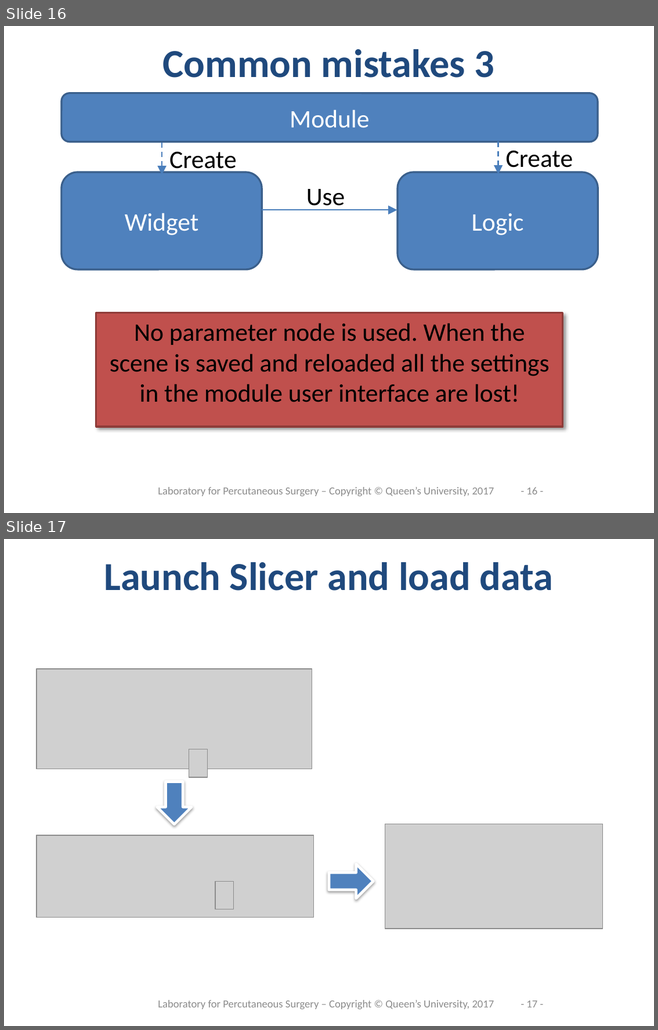
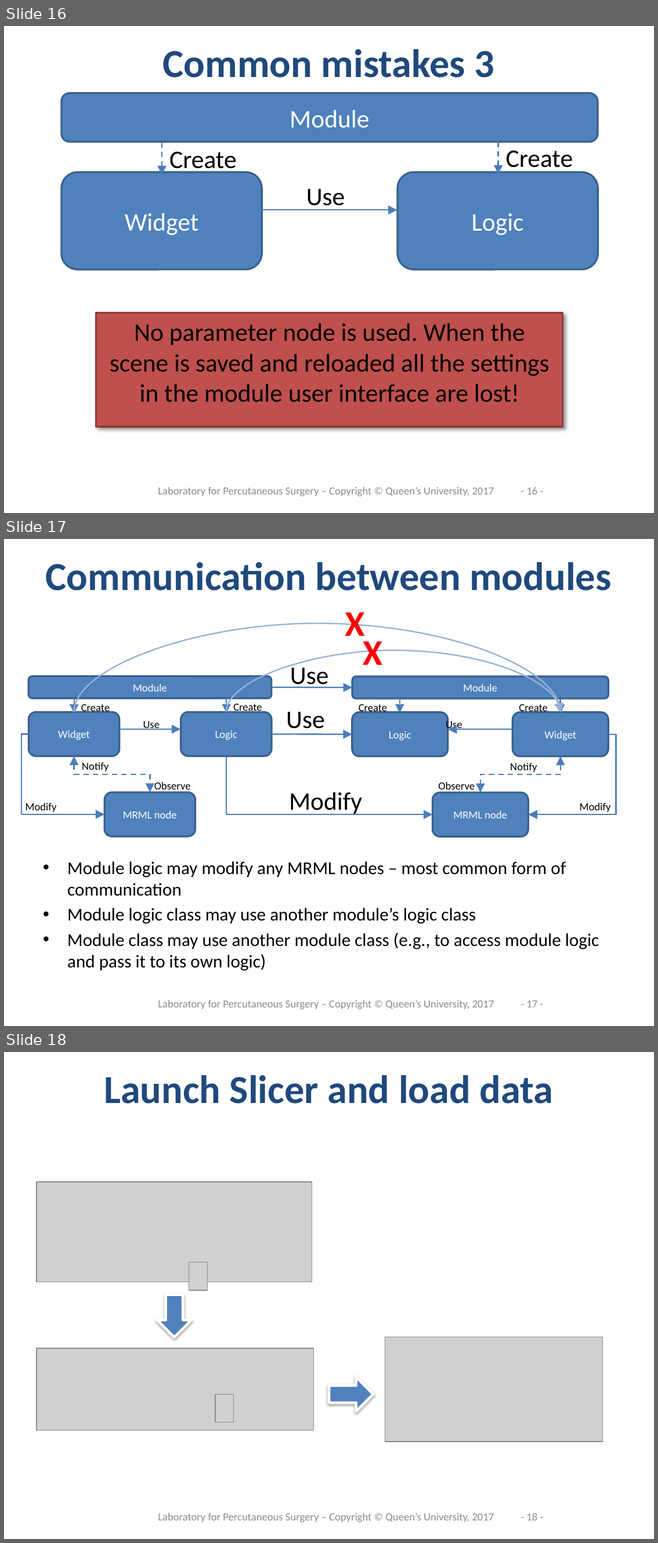
Before and after one commit to PerkLab/PerkLabBootcamp, a slide deck: Doc/day3_2_SlicerProgramming.pptx. Shown one above the other, each under a label of ours: slides 16 and 17 before the commit, slides 16, 17 and 18 after it. The pictures are 658x1030 and 658x1543 pixels, drawn with LibreOffice and Linux fonts; fonts in the diff are those of the drawing; grey boxes stand for pictures; background and template pictures are left out. Boxes give left, top, right and bottom in pixels: in the first picture for what was removed or moved away, otherwise in the second. Text is boxed around its words. In the diff, an @@ line names an element or a change of style, - is before the commit and + after.

Commit message:
Added module-to-module communication slide to day3_2_SlicerProgramming.pptx

```diff
--- a/Doc/day3_2_SlicerProgramming.pptx
+++ b/Doc/day3_2_SlicerProgramming.pptx
@@ slide 17 added at (4,539,654,1026), background #FFFFFF @@
@@ text added at (46,562,611,591), 44 pt, text #1F497D, bold @@
+Communication between modules
@@ curved arrow added from (74, 712) to (560, 712), #95B3D7 1.5 pt @@
@@ text added at (344,612,364,644), 40 pt, text #FF0000, bold @@
+X
@@ text added at (362,635,382,665), 40 pt, text #FF0000, bold @@
+X
@@ curved arrow added from (226, 712) to (560, 712), #95B3D7 1.5 pt @@
@@ text added at (290,663,329,688), 28 pt, text #000000 @@
+Use
@@ arrow added from (271, 687) to (352, 687), #4B7EBC 1.5 pt @@
@@ text added at (286,712,325,734), 28 pt, text #000000 @@
+Use
@@ arrow added from (271, 734) to (352, 734), #4B7EBC 1.5 pt @@
@@ elbow arrow added from (226, 756) to (432, 815), #4B7EBC 1.5 pt @@
@@ group added at (21,676,271,837): 6 texts, 4 rounded rectangles, 3 arrows, 1 elbow arrow, 1 elbow double arrow @@
+MRML node
+Widget
+Logic
+Modify
+Use
+Module
+Create
+Create
+Notify
+Observe
@@ group added at (352,676,616,837): 6 texts, 4 rounded rectangles, 3 arrows, 1 elbow arrow, 1 elbow double arrow @@
+MRML node
+Widget
+Logic
+Modify
+Use
+Module
+Create
+Create
+Notify
+Observe
@@ text added at (289,792,362,815), 28 pt, text #000000 @@
+Modify
@@ text added at (67,861,598,971), 20 pt, text #000000 @@
+• Module logic may modify any MRML nodes – most common form of communication
+• Module logic class may use another module’s logic class
+• Module class may use another module class (e.g., to access module logic and pass it to its own logic)
@@ text added at (158,1000,494,1009), 12 pt, text #8C8C8C @@
+Laboratory for Percutaneous Surgery – Copyright © Queen’s University, 2017
@@ page number added at (526,1001,537,1008), 12 pt, text #8C8C8C @@
+- 17 -
@@ what was slide 17 is now slide 18 @@
@@ page number at (526,1513,537,1521): text changed @@
-- 17 -
+- 18 -
```
